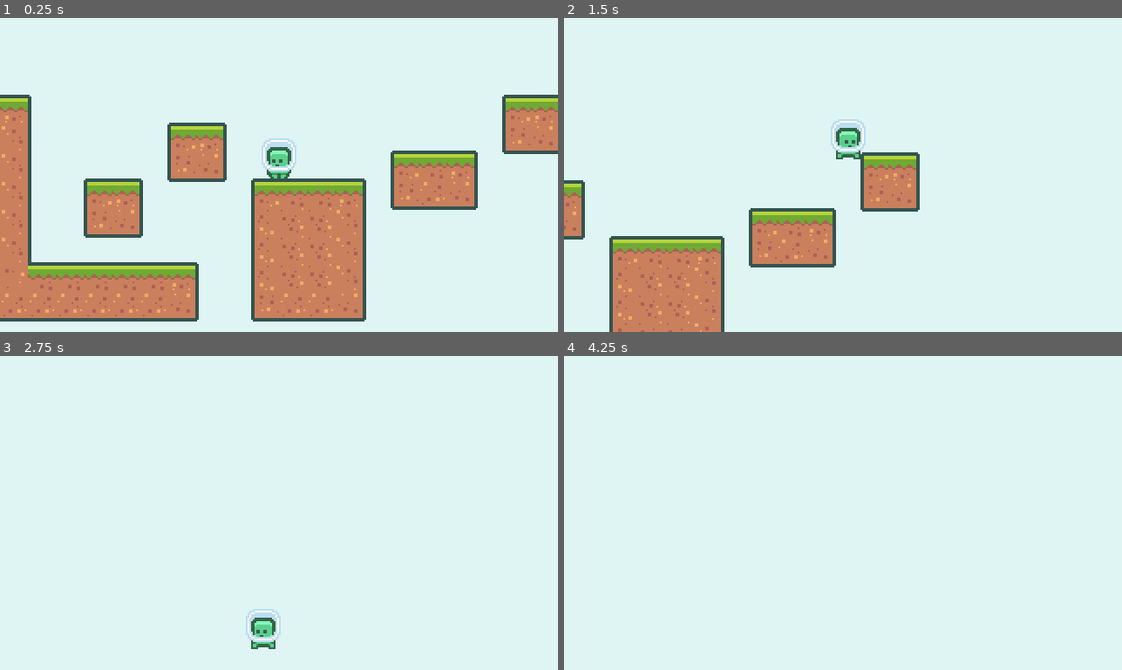
Above: before the commit, frames 1-4 (two rows, left to right).
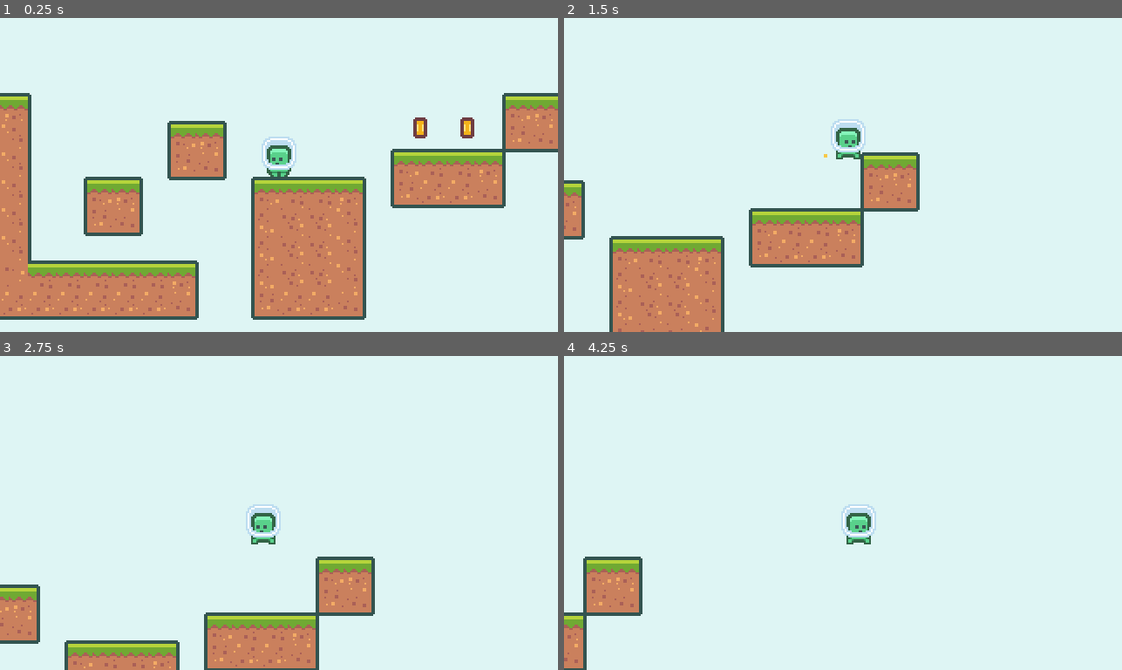
Above: after the commit, the same moments.

Repository: RezaPouya/2D-Platformer-Course
Game: Godot game, scene res://scenes/Root.tscn
Same seed, same stepped clock (60 frames per second), same inputs: the game is played once before the commit and once after it.
Inputs:
- Up to frame 1 (0.25 s): no input
- Up to frame 2 (1.5 s): hold Space (jump) 0.53-1.28 s; hold Right (move_right) from 0.53 s (still down); tap Space (jump) at 1.35 s
- Up to frame 3 (2.75 s): tap Space (jump) at 1.52, 1.82 s; release Right (move_right) at 2.03 s; hold Left (move_left) from 2.03 s (still down); hold Space (jump) from 2.03 s (still down)
- Up to frame 4 (4.25 s): release Left (move_left) at 2.78 s; release Space (jump) at 2.78 s; hold Right (move_right) from 2.78 s (still down); tap Space (jump) at 2.85, 3.02, 3.32 s; hold Space (jump) from 3.53 s (still down)

The runs differ from the first frame. In frame 1, 7.4% of the frame differs, in the area x 0-100%, y 23-97%; in frame 2, 1.1%; in frame 3, 9.8%, in the area x 0-68%, y 47-100%; in frame 4, 3.4%.

Commit message:
add double jumpt and collectables

Diff:
--- /dev/null
+++ b/scenes/Coin.tscn
@@ -0,0 +1,94 @@
+[gd_scene load_steps=8 format=2]
+
+[ext_resource path="res://assets/coin/coin-2.png" type="Texture" id=1]
+[ext_resource path="res://assets/coin/coin_1.png" type="Texture" id=2]
+[ext_resource path="res://scripts/Coin.gd" type="Script" id=3]
+
+[sub_resource type="Animation" id=3]
+resource_name = "idle"
+loop = true
+tracks/0/type = "value"
+tracks/0/path = NodePath("AnimatedSprite:position")
+tracks/0/interp = 2
+tracks/0/loop_wrap = true
+tracks/0/imported = false
+tracks/0/enabled = true
+tracks/0/keys = {
+"times": PoolRealArray( 0, 0.5 ),
+"transitions": PoolRealArray( 1, 1 ),
+"update": 0,
+"values": [ Vector2( 0, 0 ), Vector2( 0, -5 ) ]
+}
+
+[sub_resource type="Animation" id=4]
+resource_name = "pickup"
+length = 0.4
+loop = true
+tracks/0/type = "value"
+tracks/0/path = NodePath("AnimatedSprite:position")
+tracks/0/interp = 2
+tracks/0/loop_wrap = true
+tracks/0/imported = false
+tracks/0/enabled = true
+tracks/0/keys = {
+"times": PoolRealArray( 0, 0.2, 0.4 ),
+"transitions": PoolRealArray( 1, 1, 1 ),
+"update": 0,
+"values": [ Vector2( 0, 0 ), Vector2( 0, -16 ), Vector2( 0, -20 ) ]
+}
+tracks/1/type = "value"
+tracks/1/path = NodePath("AnimatedSprite:scale")
+tracks/1/interp = 2
+tracks/1/loop_wrap = true
+tracks/1/imported = false
+tracks/1/enabled = true
+tracks/1/keys = {
+"times": PoolRealArray( 0, 0.2, 0.4 ),
+"transitions": PoolRealArray( 1, 1, 1 ),
+"update": 0,
+"values": [ Vector2( 1, 1 ), Vector2( 1, 1 ), Vector2( 0, 0 ) ]
+}
+tracks/2/type = "method"
+tracks/2/path = NodePath(".")
+tracks/2/interp = 1
+tracks/2/loop_wrap = true
+tracks/2/imported = false
+tracks/2/enabled = true
+tracks/2/keys = {
+"times": PoolRealArray( 0.4 ),
+"transitions": PoolRealArray( 1 ),
+"values": [ {
+"args": [  ],
+"method": "queue_free"
+} ]
+}
+
+[sub_resource type="CircleShape2D" id=2]
+radius = 12.0
+
+[sub_resource type="SpriteFrames" id=1]
+animations = [ {
+"frames": [ ExtResource( 2 ), ExtResource( 1 ) ],
+"loop": true,
+"name": "default",
+"speed": 6.0
+} ]
+
+[node name="Coin" type="Node2D"]
+script = ExtResource( 3 )
+
+[node name="AnimationPlayer" type="AnimationPlayer" parent="."]
+autoplay = "idle"
+anims/idle = SubResource( 3 )
+anims/pickup = SubResource( 4 )
+
+[node name="Area2D" type="Area2D" parent="."]
+collision_layer = 32768
+collision_mask = 32768
+
+[node name="CollisionShape2D" type="CollisionShape2D" parent="Area2D"]
+shape = SubResource( 2 )
+
+[node name="AnimatedSprite" type="AnimatedSprite" parent="."]
+frames = SubResource( 1 )
+playing = true
--- a/scenes/Player.tscn
+++ b/scenes/Player.tscn
@@ -1,8 +1,12 @@
-[gd_scene load_steps=6 format=2]
+[gd_scene load_steps=7 format=2]
 
 [ext_resource path="res://assets/player/character_0000.png" type="Texture" id=1]
 [ext_resource path="res://scripts/player/Player.gd" type="Script" id=2]
 [ext_resource path="res://assets/player/character_0001.png" type="Texture" id=3]
+
+[sub_resource type="CapsuleShape2D" id=3]
+radius = 15.0
+height = 8.0
 
 [sub_resource type="SpriteFrames" id=2]
 animations = [ {
@@ -28,6 +32,18 @@
 [node name="Player" type="KinematicBody2D" groups=["player"]]
 script = ExtResource( 2 )
 
+[node name="coyoteTimer" type="Timer" parent="."]
+wait_time = 0.1
+one_shot = true
+
+[node name="Area2D" type="Area2D" parent="."]
+collision_layer = 32768
+collision_mask = 32768
+
+[node name="CollisionShape2D" type="CollisionShape2D" parent="Area2D"]
+position = Vector2( 0, -12 )
+shape = SubResource( 3 )
+
 [node name="AnimatedSprite" type="AnimatedSprite" parent="."]
 frames = SubResource( 2 )
 animation = "idle"
--- a/scenes/Root.tscn
+++ b/scenes/Root.tscn
@@ -1,12 +1,14 @@
-[gd_scene load_steps=4 format=2]
+[gd_scene load_steps=5 format=2]
 
 [ext_resource path="res://resources/tileset.tres" type="TileSet" id=1]
 [ext_resource path="res://scenes/Player.tscn" type="PackedScene" id=2]
 [ext_resource path="res://scenes/mainCamera.tscn" type="PackedScene" id=3]
+[ext_resource path="res://scenes/Coin.tscn" type="PackedScene" id=4]
 
 [node name="Root" type="Node"]
 
 [node name="Player" parent="." instance=ExtResource( 2 )]
+position = Vector2( 0, 18 )
 
 [node name="mainCamera" parent="." instance=ExtResource( 3 )]
 
@@ -14,4 +16,10 @@
 tile_set = ExtResource( 1 )
 cell_size = Vector2( 16, 16 )
 format = 1
-tile_data = PoolIntArray( -65547, 0, 0, -65546, 0, 2, -13106 …(166 unchanged characters)… 533, 0, 131074, 4, 0, 0, 5, 0, 1, 6, 0, 2, 131061, 0, 65536, 131062, 0, 65538, 131065, 0, 0, 131066, 0, 2, 131071, 0, 0, 65536, 0, 1, 65537, 0, 1, 65538, 0, 2, 65540, 0, 131072, 65541, 0, 131073, 65542, 0, 131074, 196597, 0, 65536, 196598, 0 …(647 unchanged characters)…
+tile_data = PoolIntArray( -65547, 0, 0, -65546, 0, 2, -13106 …(166 unchanged characters)… 533, 0, 131074, 4, 0, 0, 5, 0, 1, 6, 0, 1, 7, 0, 2, 131061, 0, 65536, 131062, 0, 65538, 131065, 0, 0, 131066, 0, 2, 131071, 0, 0, 65536, 0, 1, 65537, 0, 1, 65538, 0, 2, 65540, 0, 131072, 65541, 0, 131073, 65542, 0, 131073, 65543, 0, 131074, 196597, 0, 65536, 196598, 0 …(647 unchanged characters)…
+
+[node name="coin_1" parent="." instance=ExtResource( 4 )]
+position = Vector2( 81, -9 )
+
+[node name="coin_2" parent="." instance=ExtResource( 4 )]
+position = Vector2( 108, -9 )
--- /dev/null
+++ b/scripts/Coin.gd
@@ -0,0 +1,16 @@
+extends Node2D
+
+
+func _ready():
+	# area_entered is a signal , self , then call "on_area_entered"
+	$Area2D.connect("area_entered" , self , "on_area_entered")
+
+func on_area_entered(area2d):
+	$AnimationPlayer.play("pickup")
+	call_deferred("disable_pickup")
+	#queue_free() # in next frame , remove the node
+
+func disable_pickup():
+	$Area2D/CollisionShape2D.disabled = true
+#func _process(delta):
+#	pass
--- a/scripts/player/Player.gd
+++ b/scripts/player/Player.gd
@@ -40,15 +40,32 @@
 	# this is gonna prevent us to go above speed limit
 	velocity.x = clamp(velocity.x , -maxHorizontalSpeed , maxHorizontalSpeed)
 
-	if (moveVector.y < 0 && is_on_floor()):
+	if (moveVector.y < 0 && (is_on_floor() || !$coyoteTimer.is_stopped() || hasDoubleJump)):
 		velocity.y = moveVector.y * jumpSpeed
+		if(!is_on_floor() && $coyoteTimer.is_stopped()):
+			hasDoubleJump = false
+		$coyoteTimer.stop()
+
+	# for multiple jump
+#	if (moveVector.y < 0 && (is_on_floor() || !$coyoteTimer.stop() || hasDoubleJump)):
+#		velocity.y = moveVector.y * jumpSpeed
+#		if(!is_on_floor() && $coyoteTimer.stop()):
+#			hasDoubleJump = false
+#		$coyoteTimer.stop()
 
 	if (velocity.y < 0 && !Input.is_action_pressed("jump")):
 		velocity.y += gravity * jumpTerminationMultiplier * delta
 	else:
 		velocity.y += gravity * delta
 
+	var wasOnFloor = is_on_floor()
 	velocity = move_and_slide(velocity, Vector2.UP)
+
+	if(wasOnFloor && !is_on_floor()):
+		$coyoteTimer.start()
+
+	if(is_on_floor()):
+		hasDoubleJump = true
 
 	update_animation()
 
Binary file added: assets/coin/coin-2.png
Not shown, added: assets/coin/coin-2.png.import
Binary file added: assets/coin/coin_1.png
Not shown, added: assets/coin/coin_1.png.import
